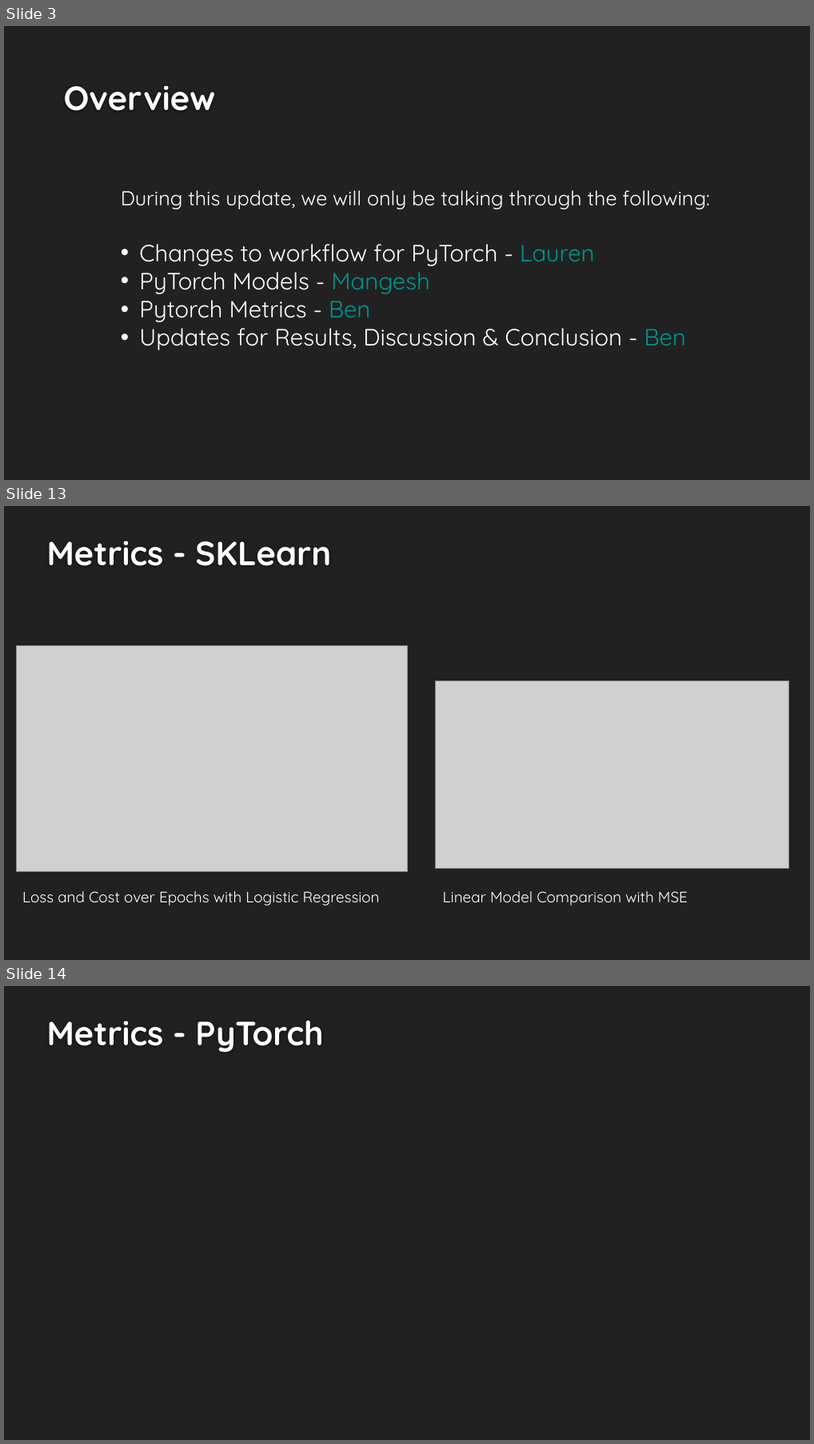
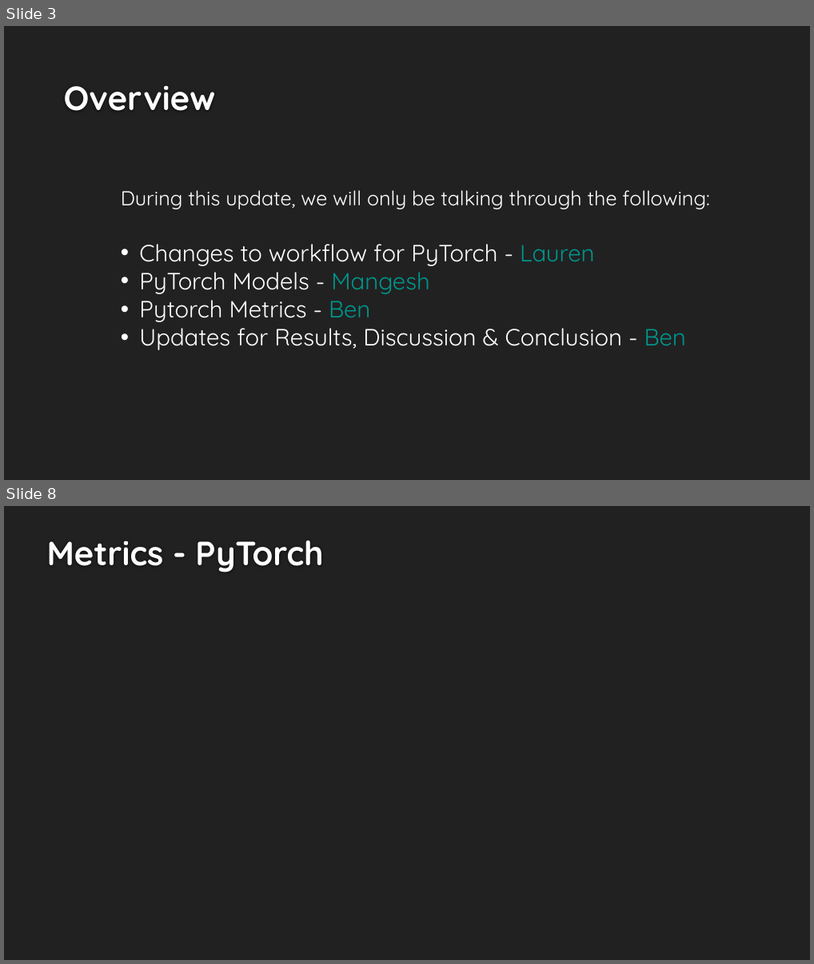
Before and after one commit to LaurenMadar/AML-finalgroup2, a slide deck: other/Group2_Phase2.pptx. Shown one above the other, each under a label of ours: slides 3, 13 and 14 before the commit, slides 3 and 8 after it; the slides between them are not shown. The pictures are 814x1444 and 814x964 pixels, drawn with LibreOffice and Linux fonts; fonts in the diff are those of the drawing; grey boxes stand for pictures; background and template pictures are left out. Boxes give left, top, right and bottom in pixels: in the first picture for what was removed or moved away, otherwise in the second. Text is boxed around its words. In the diff, an @@ line names an element or a change of style, - is before the commit and + after.

```diff
--- a/other/Group2_Phase2.pptx
+++ b/other/Group2_Phase2.pptx
@@ slide 13 removed at (4,506,810,960), background #212121 @@
@@ title removed at (47,541,331,566) @@
-Metrics - SKLearn
@@ picture removed at (17,646,407,872) @@
@@ picture removed at (436,681,790,868) @@
@@ text removed at (22,891,380,905) @@
-Loss and Cost over Epochs with Logistic Regression
@@ text removed at (443,891,688,905) @@
-Linear Model Comparison with MSE
@@ what was slide 14 is now slide 8 @@
```
Also in this commit, not shown: 5 slides changed, 1 slide added, 6 other slides removed, 2 other files.
